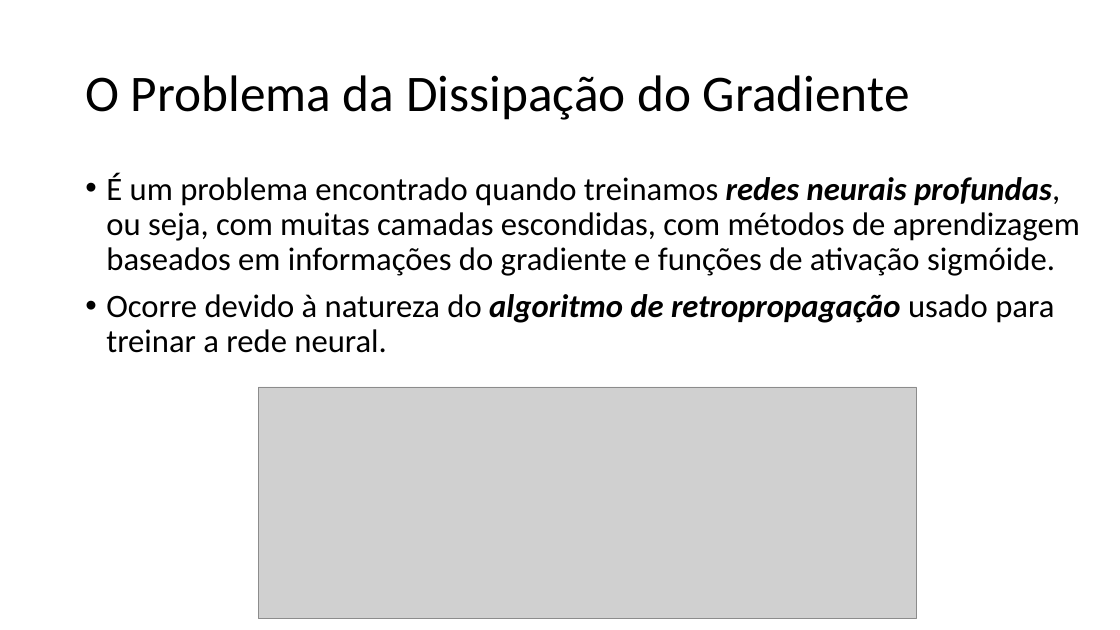
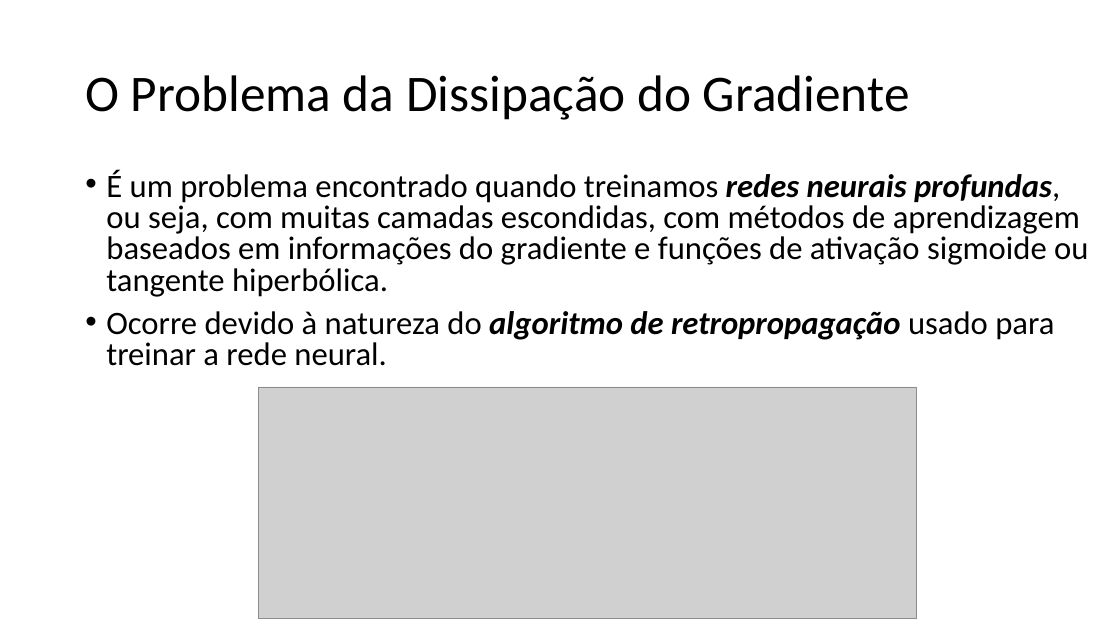
Before and after one commit to zz4fap/t320_aprendizado_de_maquina, a slide deck: slide 10 of slides/T320_Redes_Neurais_Artificiais (Parte II).pptx. Drawn at 1120x630 pixels with LibreOffice and Linux fonts; fonts in the diff are those of the drawing; grey boxes stand for pictures. Boxes give left, top, right and bottom in pixels: in the first picture for what was removed or moved away, otherwise in the second. Text is boxed around its words. In the diff, an @@ line names an element or a change of style, - is before the commit and + after.

```diff
--- a/slides/T320_Redes_Neurais_Artificiais (Parte II).pptx
+++ b/slides/T320_Redes_Neurais_Artificiais (Parte II).pptx
@@ text at (106,170,1088,297): text changed @@
-• É um problema encontrado quando treinamos redes neurais profundas, ou seja, com muitas camadas escondidas, com métodos de aprendizagem baseados em informações do gradiente e funções de ativação sigmóide.
+• É um problema encontrado quando treinamos redes neurais profundas, ou seja, com muitas camadas escondidas, com métodos de aprendizagem baseados em informações do gradiente e funções de ativação sigmoide ou tangente hiperbólica.
@@ text at (106,311,1054,366): line spacing 0.9 to 0.8 @@
```
Also in this commit, not shown: 6 other slides changed, 1 slide added, 4 other files.
